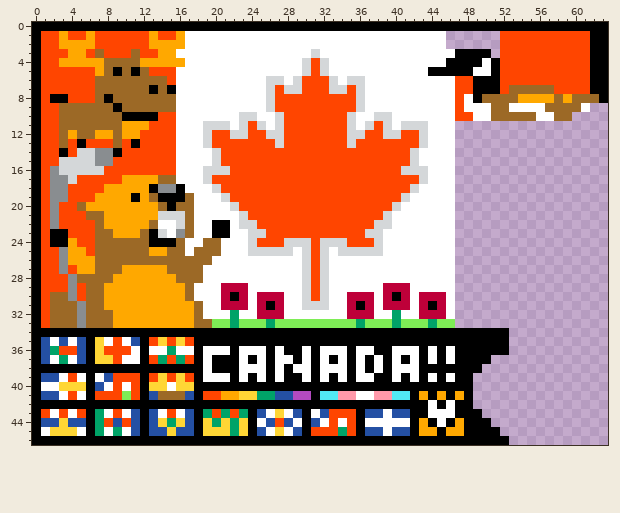
One commit to this pixel-art sprite: pictures/canada.full.png. Above, as it was before the edit.
The file is 64x47 pixels.
Once edited:
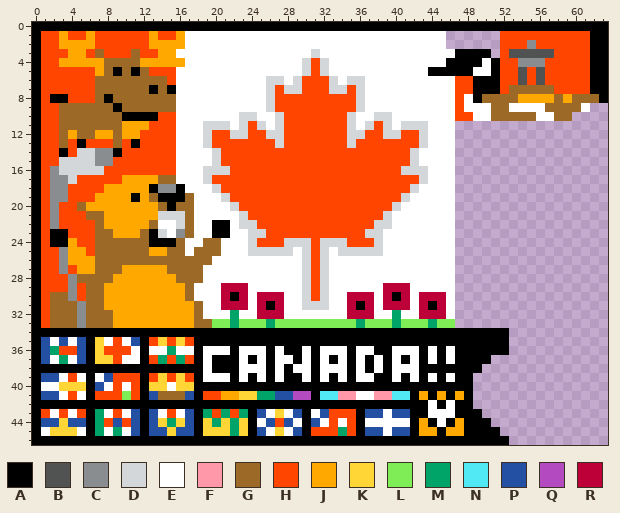
Palette (. is transparent): A #000000  B #515252  C #898d90  D #d4d7d9  E #ffffff  F #ff99aa  G #9c6926  H #ff4500  J #ffa800  K #ffd635  L #7eed56  M #00a368  N #51e9f4  P #2450a4  Q #b44ac0  R #be0039
Edits made:
The edit turns colour H into colour B in row 3 at x 53 to 57; in rows 5 to 6 at x 54 and 56.
The edit turns colour H into colour C in row 2 at x 55; in row 4 at x 54 to 56.
